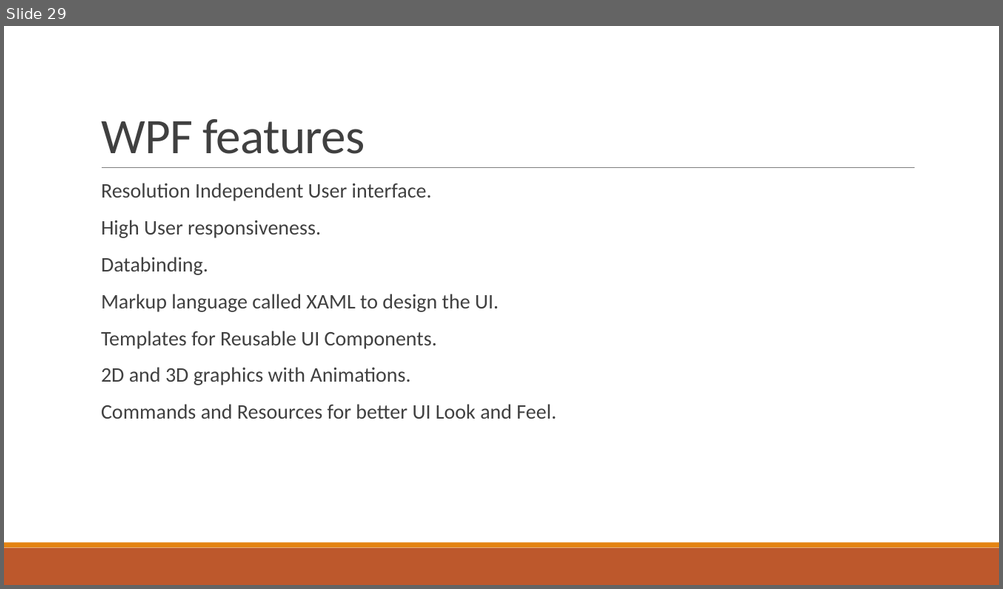
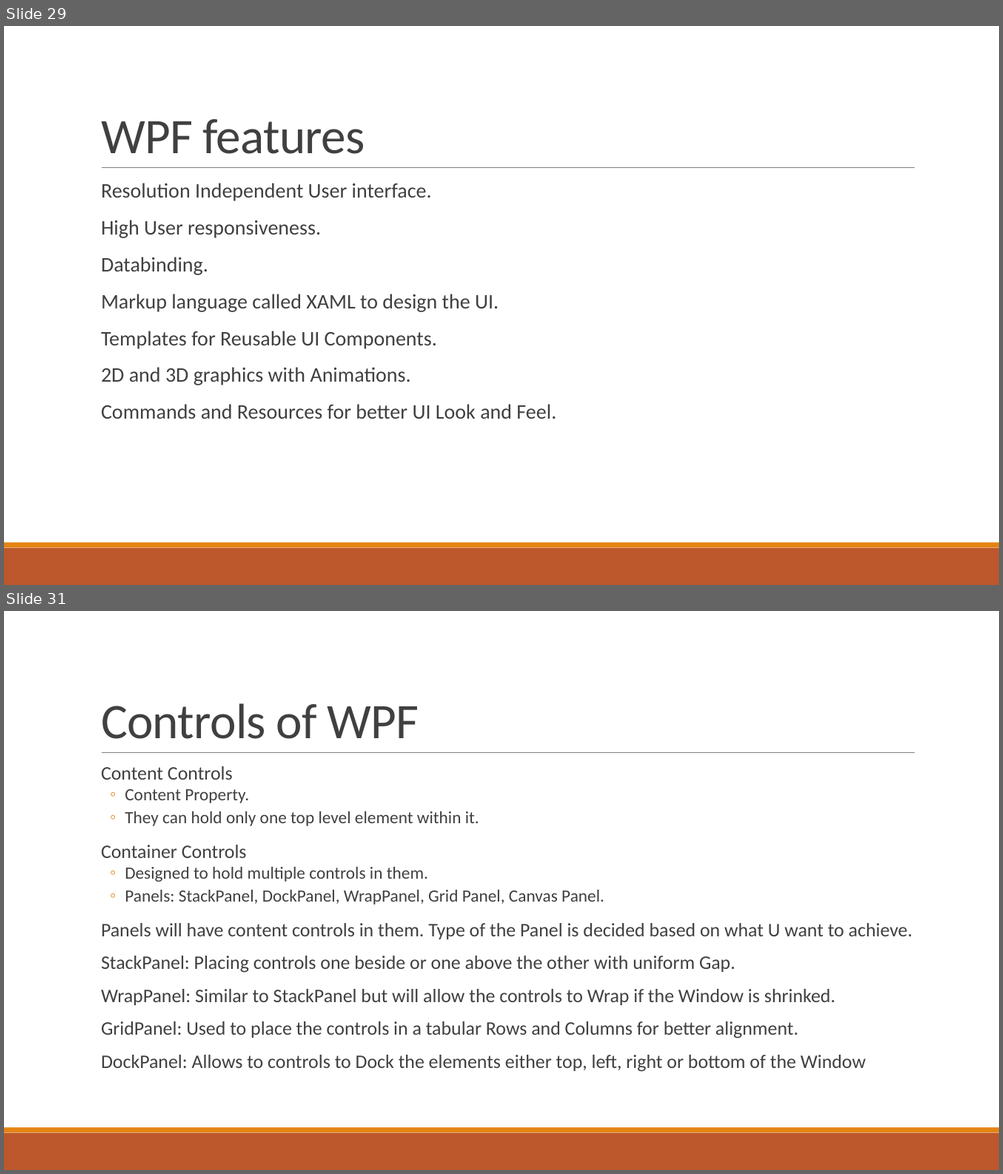
Before and after one commit to phani-rajbn/SiemensAug19, a slide deck: NET Training.pptx. Shown one above the other, each under a label of ours: slide 29 before the commit, slides 29 and 31 after it; the slides between them are not shown. The pictures are 1003x589 and 1003x1174 pixels, drawn with LibreOffice and Linux fonts; fonts in the diff are those of the drawing. Boxes give left, top, right and bottom in pixels: in the first picture for what was removed or moved away, otherwise in the second. Text is boxed around its words. In the diff, an @@ line names an element or a change of style, - is before the commit and + after.

```diff
--- a/NET Training.pptx
+++ b/NET Training.pptx
@@ slide 31 added at bbox=[4, 611, 999, 1170], background #FFFFFF; not listed: 3 template elements that a slide beside it also shows @@
@@ title added at bbox=[101, 703, 419, 739], 48 pt, text #404040 @@
+Controls of WPF
@@ text added at bbox=[101, 766, 912, 1072], 18.5 pt, text #404040 @@
+  Content Controls
+  ◦ Content Property.
+  ◦ They can hold only one top level element within it.
+  Container Controls
+  ◦ Designed to hold multiple controls in them.
+  ◦ Panels: StackPanel, DockPanel, WrapPanel, Grid Panel, Canvas Panel.
+  Panels will have content controls in them. Type of the Panel is decided based on what U want to achieve.
+  StackPanel: Placing controls one beside or one above the other with uniform Gap.
+  WrapPanel: Similar to StackPanel but will allow the controls to Wrap if the Window is shrinked.
+  GridPanel: Used to place the controls in a tabular Rows and Columns for better alignment.
+  DockPanel: Allows to controls to Dock the elements either top, left, right or bottom of the Window
```
Also in this commit, not shown: 16 other slides added.
